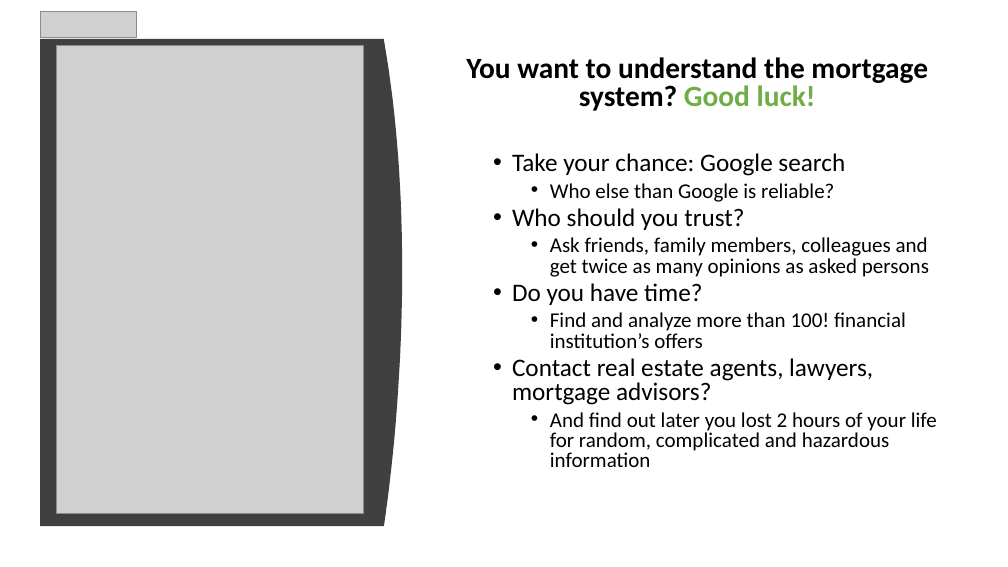
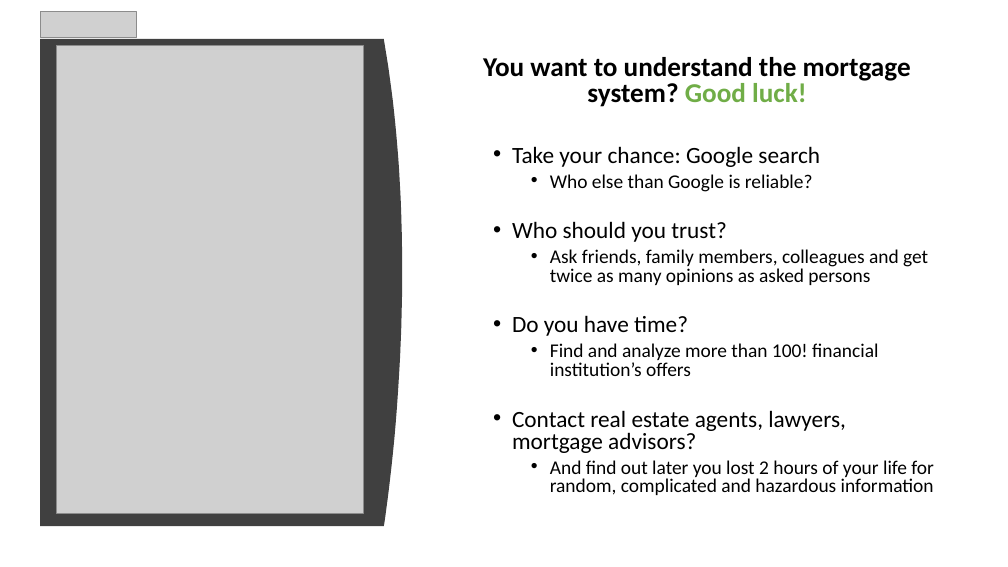
Before and after one commit to AgileBusinessAnalysis/09_TEAM, a slide deck: slide 2 of Final Pitch/FinalPitch_Happy Mortgage_V1.0.pptx. Drawn at 1008x567 pixels with LibreOffice and Linux fonts; fonts in the diff are those of the drawing; grey boxes stand for pictures. Boxes give left, top, right and bottom in pixels: in the first picture for what was removed or moved away, otherwise in the second. Text is boxed around its words. In the diff, an @@ line names an element or a change of style, - is before the commit and + after.

```diff
--- a/Final Pitch/FinalPitch_Happy Mortgage_V1.0.pptx
+++ b/Final Pitch/FinalPitch_Happy Mortgage_V1.0.pptx
@@ text "You want to understand the ..." at (483,57,934,495): size 28 to 25.9 pt in "You want to understand the mortgage system? ..."; size 24 to 22.2 pt in "Take your chance: Google search", "Who should you trust?", "Do you have time?", "Contact real estate agents, lawyers, mortgage advisors?"; size 20 to 18.5 pt in "Who else than Google is reliable?", "Ask friends, family members, colleagues and get ...", "Find and analyze more than 100! financial ...", "And find out later you lost 2 ..." @@
```
Also in this commit, not shown: 3 other slides changed, 1 other file.
